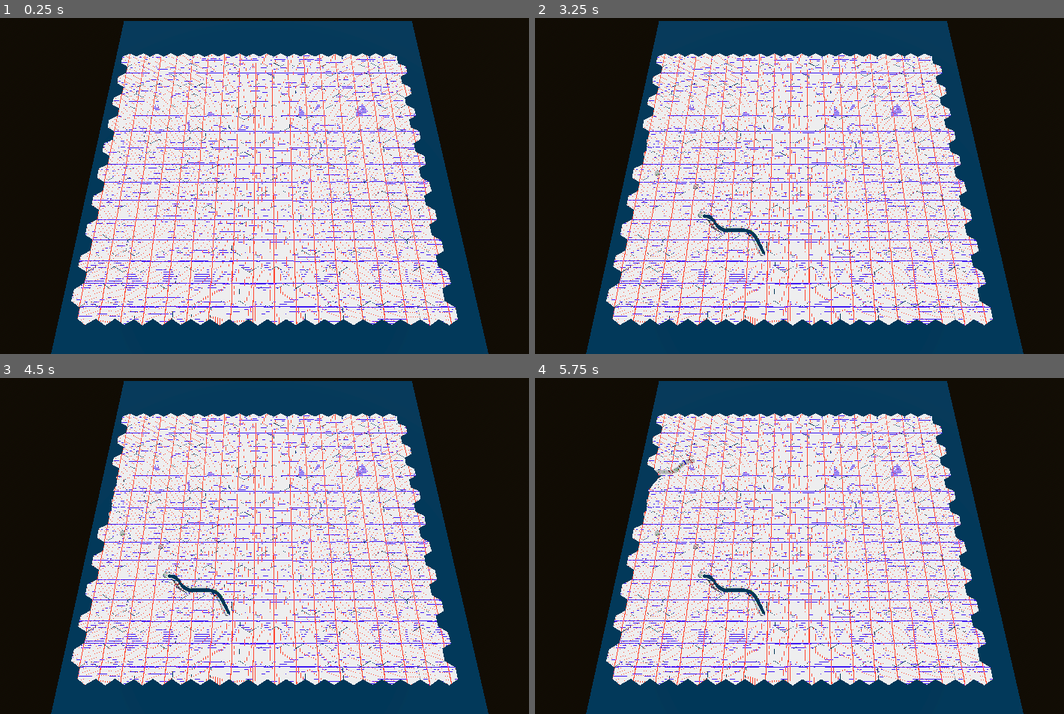
Above: before the commit, frames 1-4 (two rows, left to right).
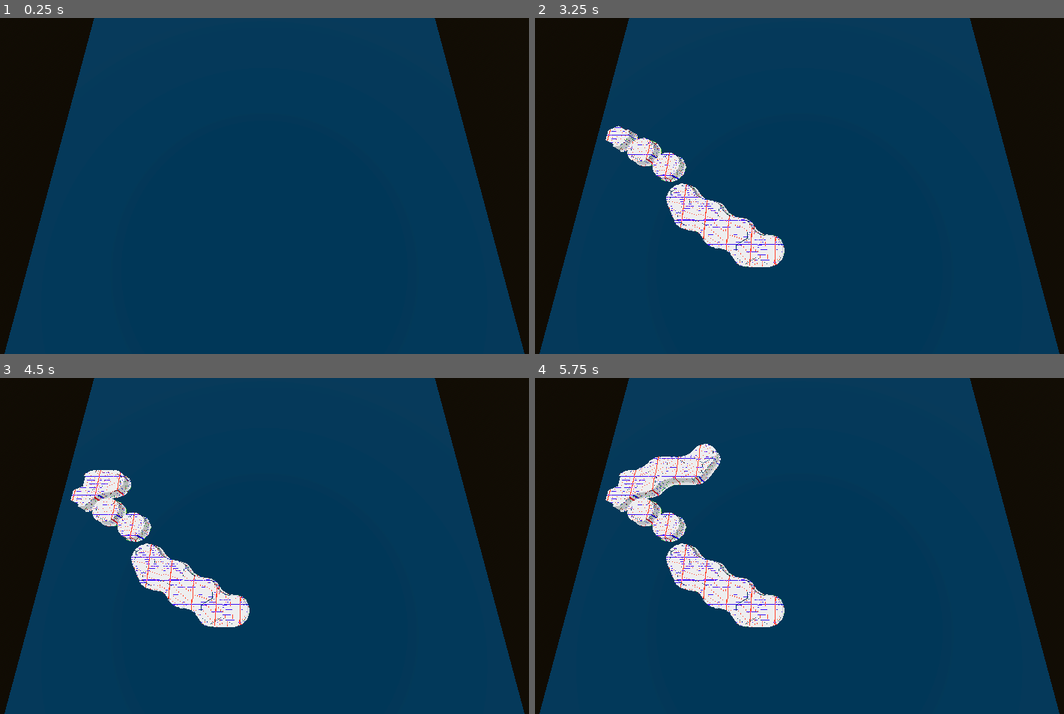
Above: after the commit, the same moments.

Repository: Pro1d/Reckless-Wings
Game: Godot game, scene res://scenes/world/TileMap3D.tscn
The game is run twice, just before and just after one commit, with the same random seed, the same clock (stepped at 60 frames per second) and the same inputs. This scene is started directly instead of the project's main scene.
Inputs (mouse positions are in pixels of both pictures, inside the frame that each line leads up to):
- Up to frame 1 (0.25 s): no input
- Up to frame 2 (3.25 s): tap Enter at 0.5 s; move the mouse to (931, 169) at 0.52 s; tap Right (aileron+) at 0.6 s; click (931, 169) at 0.67 s; tap Backspace (restart) at 1.25, 2, 2.75 s; drag from (677, 202) to (767, 253) at 1.27 s; move the mouse to (857, 112) at 2.02 s; tap 2 (camera_center) at 2.1 s; click (857, 112) at 2.17 s; drag from (767, 253) to (619, 135) at 2.77 s
- Up to frame 3 (4.5 s): tap Backspace (restart) at 3.5, 4.25 s; move the mouse to (444, 596) at 3.52 s; hold Escape (back) 3.53-4.25 s; tap 1 (camera_up) at 3.6 s; click (444, 596) at 3.67 s; drag from (84, 495) to (174, 462) at 4.27 s
- Up to frame 4 (5.75 s): move the mouse to (831, 546) at 5.02 s; hold Escape (back) from 5.03 s (still down); tap Down (elevator-) at 5.1 s; click (831, 546) at 5.17 s

The runs differ from the first frame. In frame 1, 62% of the frame differs, in the area x 0-100%, y 0-100%; in frame 2, 60%; in frame 3, 61%; in frame 4, 60%.

Commit message:
TileMap3D with chunks

Diff:
--- a/project.godot
+++ b/project.godot
@@ -40,7 +40,6 @@
 gdscript/warnings/incompatible_ternary=2
 gdscript/warnings/unsafe_property_access=2
 gdscript/warnings/unsafe_method_access=2
-gdscript/warnings/unsafe_cast=2
 gdscript/warnings/unsafe_call_argument=2
 gdscript/warnings/unsafe_void_return=2
 gdscript/warnings/static_called_on_instance=2
--- a/scenes/world/TileMap3D.tscn
+++ b/scenes/world/TileMap3D.tscn
@@ -19,7 +19,7 @@
 tiles = SubResource("Resource_gwvqr")
 
 [node name="Camera3D" type="Camera3D" parent="."]
-transform = Transform3D(1, 0, 0, 0, 0.262189, 0.965016, 0, -0.965016, 0.262189, 17.06, 23.425, 22.53)
+transform = Transform3D(1, 0, 0, 0, 0.262189, 0.965016, 0, -0.965016, 0.262189, 0, 19.71, 10.07)
 current = true
 
 [node name="Tiles" type="Node3D" parent="."]
@@ -28,7 +28,7 @@
 transform = Transform3D(0.989443, 1.84298e-09, 0.144926, -0.143763, 0.126459, 0.981499, -0.0183272, -0.991972, 0.125124, 0, 0, 0)
 
 [node name="MeshInstance3D" type="MeshInstance3D" parent="."]
-transform = Transform3D(1, 0, 0, 0, 1, 0, 0, 0, 1, 17.546, 0.05, 12.459)
+transform = Transform3D(1, 0, 0, 0, 1, 0, 0, 0, 1, 0, 0.05, 0)
 mesh = SubResource("PlaneMesh_wni4g")
 surface_material_override/0 = SubResource("StandardMaterial3D_0g2rx")
 
--- a/scripts/world/TileMap3D.gd
+++ b/scripts/world/TileMap3D.gd
@@ -30,43 +30,30 @@
 func _ready() -> void:
 	var plane := $SeaLevelPlane as StaticBody3D
 	plane.input_event.connect(_on_plane_input_event)
+	_rebuild()
 
-func _process(_delta: float) -> void:
-	#anim += delta
-	#if anim < 0.5:
-	#	return
-	#anim -= 0.5
-	#tiles.set_hole(Vector2i(randi_range(0, tiles.width - 1), randi_range(0, tiles.height - 1)), true)
+func _rebuild() -> void:
 	for c: Node3D in $Tiles.get_children():
 		$Tiles.remove_child(c)
 		c.queue_free()
-	for x in range(tiles.width):
-		for y in range(tiles.height):
-			var ett := tiles.extended_tile_type(Vector2i(x, y))
-			var res : PackedScene
-			res = meshes[ett.neighbors if ett.hole else -1]
-			var tile := res.instantiate() as Node3D
-			tile.rotation = PI / 3 * ett.rotation * Vector3.UP
-			tile.position = Vector3(
-				cos(PI / 6) * (2 * x + (y % 2)),
-				0,
-				y * (1 + cos(PI / 3))
-			)
-			for c: MeshInstance3D in tile.get_children():
-				if c == null:
-					continue
-				c.set_surface_override_material(0, preload("res://resources/triplanar_grid.material"))
-			$Tiles.add_child(tile)
-			#var mesh_instance := MeshInstance3D.new()
-			#var ett := tiles.extended_tile_type(Vector2i(x, y))
-			#mesh_instance.mesh = meshes[ett.neighbors if ett.hole else -1]
-			#mesh_instance.rotation = PI / 3 * ett.rotation * Vector3.UP
-			#mesh_instance.position = Vector3(
-				#cos(PI / 6) * (2 * x + (y % 2)),
-				#0,
-				#y * (1 + cos(PI / 3))
-			#)
-			#$Tiles.add_child(mesh_instance)
+	for chunk: TileMap3DData.Chunk in tiles.chunks.values():
+		for x in range(chunk.origin.x, chunk.origin.x + TileMap3DData.Chunk.SIZE.x):
+			for y in range(chunk.origin.y, chunk.origin.y + TileMap3DData.Chunk.SIZE.y):
+				var ett := tiles.extended_tile_type(Vector2i(x, y))
+				var res : PackedScene
+				res = meshes[ett.neighbors if ett.hole else -1]
+				var tile := res.instantiate() as Node3D
+				tile.rotation = PI / 3 * ett.rotation * Vector3.UP
+				tile.position = Vector3(
+					cos(PI / 6) * (2 * x + (y & 1)),
+					0,
+					y * (1 + cos(PI / 3))
+				)
+				for c: MeshInstance3D in tile.get_children():
+					if c == null:
+						continue
+					c.set_surface_override_material(0, preload("res://resources/triplanar_grid.material"))
+				$Tiles.add_child(tile)
 
 func _on_plane_input_event(
 	_camera: Node3D,
@@ -79,8 +66,9 @@
 	var mm := event as InputEventMouseMotion
 	if mm != null:
 		var index := tiles.position_to_index(event_position)
-		if tiles.is_inside(index):
-			if mm.button_mask == MOUSE_BUTTON_MASK_LEFT:
-				tiles.set_hole(tiles.position_to_index(event_position), true)
-			if mm.button_mask == MOUSE_BUTTON_MASK_RIGHT:
-				tiles.set_hole(tiles.position_to_index(event_position), false)
+		if mm.button_mask == MOUSE_BUTTON_MASK_LEFT:
+			tiles.set_hole(index, false)
+			_rebuild()
+		if mm.button_mask == MOUSE_BUTTON_MASK_RIGHT:
+			tiles.set_hole(index, true)
+			_rebuild()
--- a/scripts/world/TileMap3DData.gd
+++ b/scripts/world/TileMap3DData.gd
@@ -6,82 +6,90 @@
 	var rotation: int
 	var neighbors: int
 
+class Chunk:
+	const SIZE := Vector2i(10, 10)
+	static func get_chunk_origin(i: Vector2i) -> Vector2i:
+		return (i - SIZE / 2).snapped(SIZE)
+
+	var data := PackedInt32Array()
+	var origin := Vector2i.ZERO
+
+	func _init(o: Vector2i) -> void:
+		origin = o
+		data.resize(SIZE.x * SIZE.y)
+		data.fill(0)
+
+	func is_inside(i: Vector2i) -> bool:
+		var irel := i - origin
+		return (0 <= irel.x and irel.x < SIZE.x and
+				0 <= irel.y and irel.y < SIZE.y)
+
+	func data_at(i: Vector2i) -> bool:
+		var irel := i - origin
+		return (data[irel.x + irel.y * SIZE.x] & 1) != 0
+
+	func set_data_at(i: Vector2i, d: bool) -> void:
+		var irel := i - origin
+		if d:
+			data[irel.x + irel.y * SIZE.x] |= 1
+		else:
+			data[irel.x + irel.y * SIZE.x] &= ~0b1
+
 # 0: fill (land), 1: hole (canyon, cliff, sea)
 
 # 0: |0|1|2|3|
 # 1:  |0|1|2|3|
 # 2: |0|1|2|3|
 # 3:  |0|1|2|3|
-var data: PackedInt32Array
-var width := 20
-var height := 20
 
-func _init() -> void:
-	data.resize(width * height)
-	data.fill(0)
+var chunks : Dictionary  # chunks by origin
+func get_chunk(i: Vector2i) -> Chunk: # null if not existing
+	return chunks.get(Chunk.get_chunk_origin(i), null) as Chunk
+func make_chunk(i: Vector2i) -> Chunk:
+	var o := Chunk.get_chunk_origin(i)
+	var c := Chunk.new(o)
+	chunks[o] = c
+	return c
 
 func position_to_index(pos: Vector3) -> Vector2i:
-	#position = Vector3(
-				#cos(PI / 6) * (2 * x + (y % 2)),
-				#0,
-				#y * (1 + cos(PI / 3))
-			#)
 	var x := pos.x
 	var y := pos.z
 	var iy := floori(y / (1 + cos(PI / 3)) + .5)
 	return Vector2i(
-		floori((x / cos(PI / 6) - (iy % 2)) / 2 + .5), iy
-	)
-
-func is_inside(i : Vector2i) -> bool:
-	return (
-		0 <= i.x
-		and i.x < width
-		and 0 <= i.y
-		and i.y < height
+		floori((x / cos(PI / 6) - (iy & 1)) / 2 + .5), iy
 	)
 
 func data_at(i: Vector2i) -> bool:
-	assert(0 <= i.x)
-	assert(i.x < width)
-	assert(0 <= i.y)
-	assert(i.y < height)
-	return (data[i.x + i.y * width] & 1) != 0
+	var c := get_chunk(i)
+	return c != null and c.data_at(i)
 
 func set_data_at(i: Vector2i, d: bool) -> void:
-	assert(0 <= i.x)
-	assert(i.x < width)
-	assert(0 <= i.y)
-	assert(i.y < height)
-	if d:
-		data[i.x + i.y * width] |= 1
-	else:
-		data[i.x + i.y * width] &= ~0b1
+	var c := get_chunk(i)
+	if c == null:
+		c = make_chunk(i)
+	c.set_data_at(i, d)
 
 func is_hole(i: Vector2i) -> bool:
-	if (0 <= i.x) and (i.x < width) and (0 <= i.y) and (i.y < height):
-		return data_at(i)
-	else:
-		return true
+	return not data_at(i)
 
 func set_hole(i: Vector2i, hole: bool) -> void:
-	set_data_at(i, hole)
+	set_data_at(i, not hole)
 
 func left(i: Vector2i) -> Vector2i:
 	return Vector2i(i.x - 1, i.y)
 func right(i: Vector2i) -> Vector2i:
 	return Vector2i(i.x + 1, i.y)
 func up_left(i: Vector2i) -> Vector2i:
-	var odd_y := i.y % 2
+	var odd_y := i.y & 1
 	return Vector2i(i.x - 1 + odd_y, i.y - 1)
 func up_right(i: Vector2i) -> Vector2i:
-	var odd_y := i.y % 2
+	var odd_y := i.y & 1
 	return Vector2i(i.x + odd_y, i.y - 1)
 func down_left(i: Vector2i) -> Vector2i:
-	var odd_y := i.y % 2
+	var odd_y := i.y & 1
 	return Vector2i(i.x  - 1 + odd_y, i.y + 1)
 func down_right(i: Vector2i) -> Vector2i:
-	var odd_y := i.y % 2
+	var odd_y := i.y & 1
 	return Vector2i(i.x + odd_y, i.y + 1)
 
 func neighbors(i: Vector2i) -> int:
